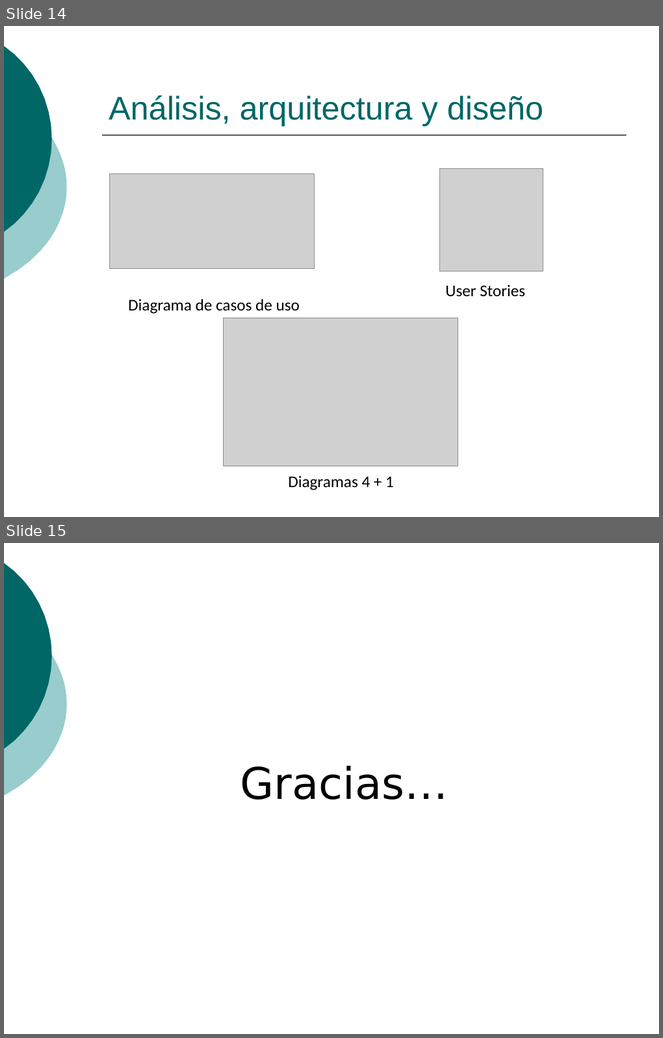
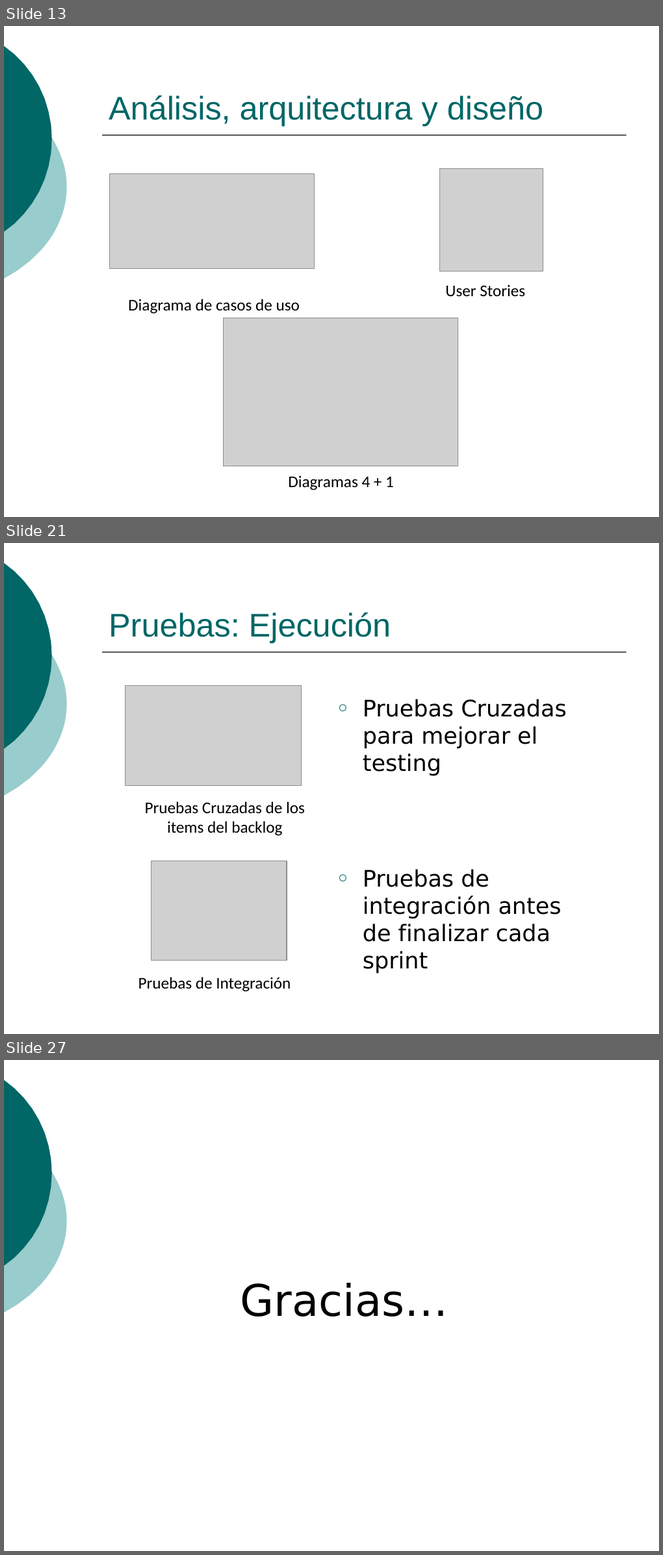
Before and after one commit to ingevy/taller-desarrollo-proyectos-ii-2do-2010, a slide deck: doc/presentaciones/Presentación inicial.ppt. Shown one above the other, each under a label of ours: slides 14 and 15 before the commit, slides 13, 21 and 27 after it; the slides between them are not shown. The pictures are 663x1038 and 663x1555 pixels, drawn with LibreOffice and Linux fonts; fonts in the diff are those of the drawing; grey boxes stand for pictures. Boxes give left, top, right and bottom in pixels: in the first picture for what was removed or moved away, otherwise in the second. Text is boxed around its words. In the diff, an @@ line names an element or a change of style, - is before the commit and + after.

```diff
--- a/doc/presentaciones/Presentación inicial.ppt
+++ b/doc/presentaciones/Presentación inicial.ppt
@@ slide 21 added at (4, 543, 659, 1034), background #FFFFFF; not listed: 3 template elements that a slide beside it also shows @@
@@ title added at (109, 613, 391, 642), 36 pt, text #006666 @@
+Pruebas: Ejecución
@@ picture added at (125, 686, 302, 786) @@
@@ text added at (363, 699, 566, 776), 25 pt, text #000000 @@
+○ Pruebas Cruzadas para mejorar el testing
@@ text added at (145, 802, 305, 836), 18 pt, text #000000 @@
+Pruebas Cruzadas de los items del backlog
@@ picture added at (151, 861, 286, 960) @@
@@ text added at (363, 869, 562, 974), 25 pt, text #000000 @@
+○ Pruebas de integración antes de finalizar cada sprint
@@ text added at (139, 977, 291, 992), 18 pt, text #000000 @@
+Pruebas de Integración
@@ what was slide 14 is now slide 13 @@
@@ what was slide 15 is now slide 27 @@
```
Also in this commit, not shown: 5 slides changed, 13 other slides added, 2 slides removed.
